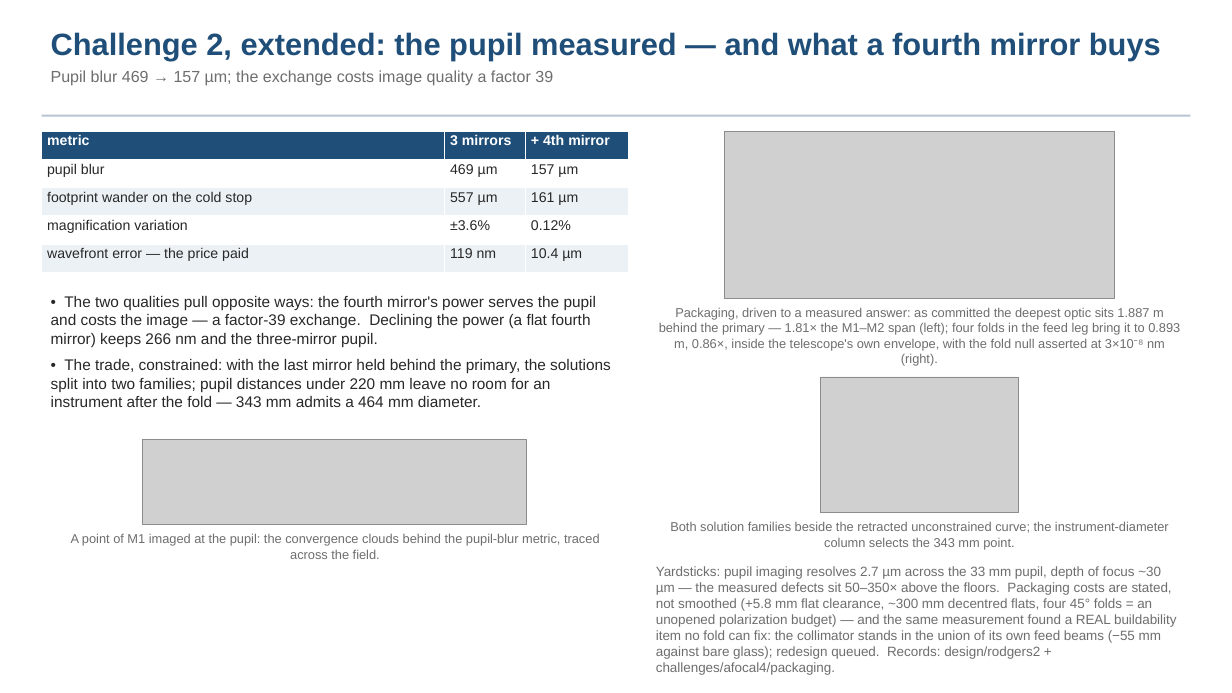
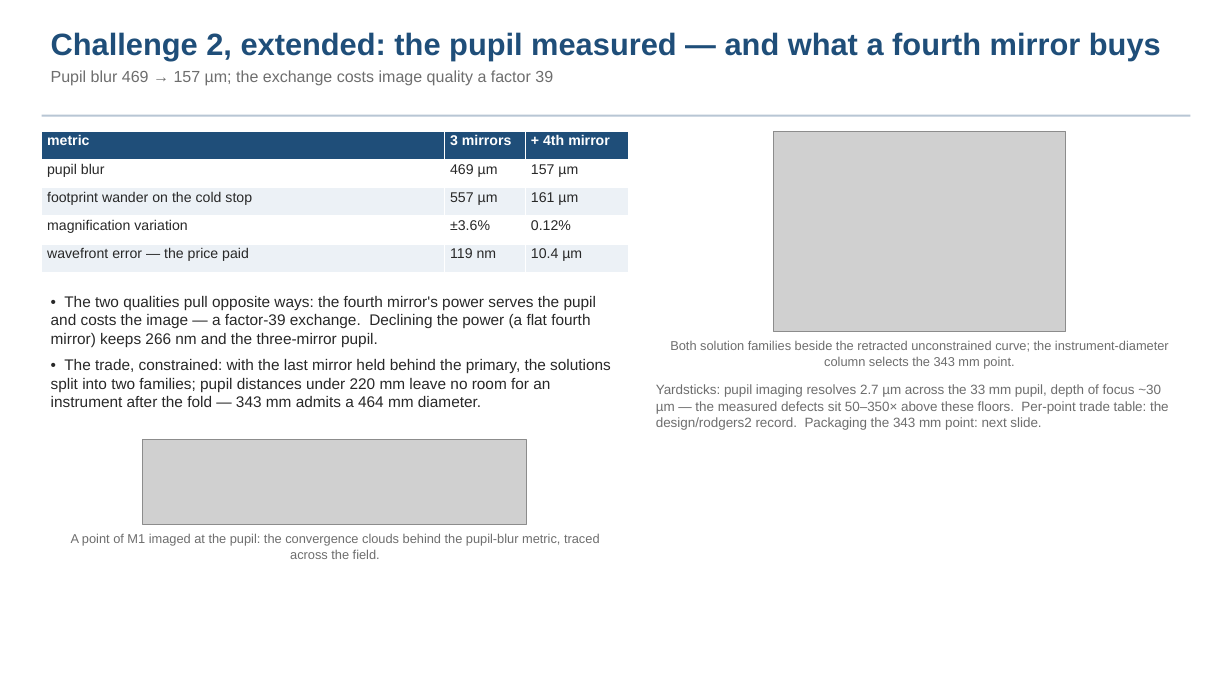
Before and after one commit to nasa-jpl/macos, a slide deck: slide 12 of demo_session/deck_keysight.pptx. Drawn at 1232x693 pixels with LibreOffice and Linux fonts; fonts in the diff are those of the drawing; grey boxes stand for pictures. Boxes give left, top, right and bottom in pixels: in the first picture for what was removed or moved away, otherwise in the second. Text is boxed around its words. In the diff, an @@ line names an element or a change of style, - is before the commit and + after.

```diff
--- a/demo_session/deck_keysight.pptx
+++ b/demo_session/deck_keysight.pptx
@@ picture: place and size @@
-picture at [725,131,1115,299]
+picture at [774,131,1067,332]
@@ text removed at [659,307,1180,366] @@
-Packaging, driven to a measured answer: as committed the deepest optic sits 1.887 m behind the primary — 1.81× the M1–M2 span (left); four folds in the feed leg bring it to 0.893 m, 0.86×, inside the telescope's own envelope, with the fold null asserted at 3×10⁻⁸ nm (right).
@@ text "Both solution families beside the ...": place and size @@
-text "Both solution families beside the ..." at [670,521,1169,550]
+text "Both solution families beside the ..." at [670,340,1169,369]
@@ text added at [656,384,1169,430], 10.5 pt, text #6E6E6E @@
+Yardsticks: pupil imaging resolves 2.7 µm across the 33 mm pupil, depth of focus ~30 µm — the measured defects sit 50–350× above these floors. Per-point trade table: the design/rodgers2 record. Packaging the 343 mm point: next slide.
@@ picture removed at [821,377,1019,513] @@
@@ text removed at [656,566,1176,675] @@
-Yardsticks: pupil imaging resolves 2.7 µm across the 33 mm pupil, depth of focus ~30 µm — the measured defects sit 50–350× above the floors. Packaging costs are stated, not smoothed (+5.8 mm flat clearance, ~300 mm decentred flats, four 45° folds = an unopened polarization budget) — and the same measurement found a REAL buildability item no fold can fix: the collimator stands in the union of its own feed beams (−55 mm against bare glass); redesign queued. Records: design/rodgers2 + challenges/afocal4/packaging.
```
Also in this commit, not shown: 1 slide added, 3 other files.
